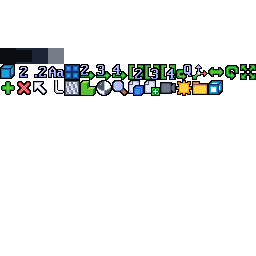
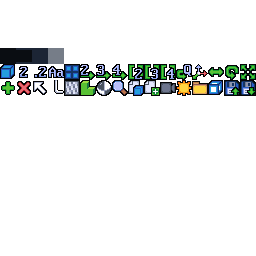
Layered file, before and after one edit (256px x 256px). Changes by layer:
painted on "icons" over (224, 80, 256, 96)